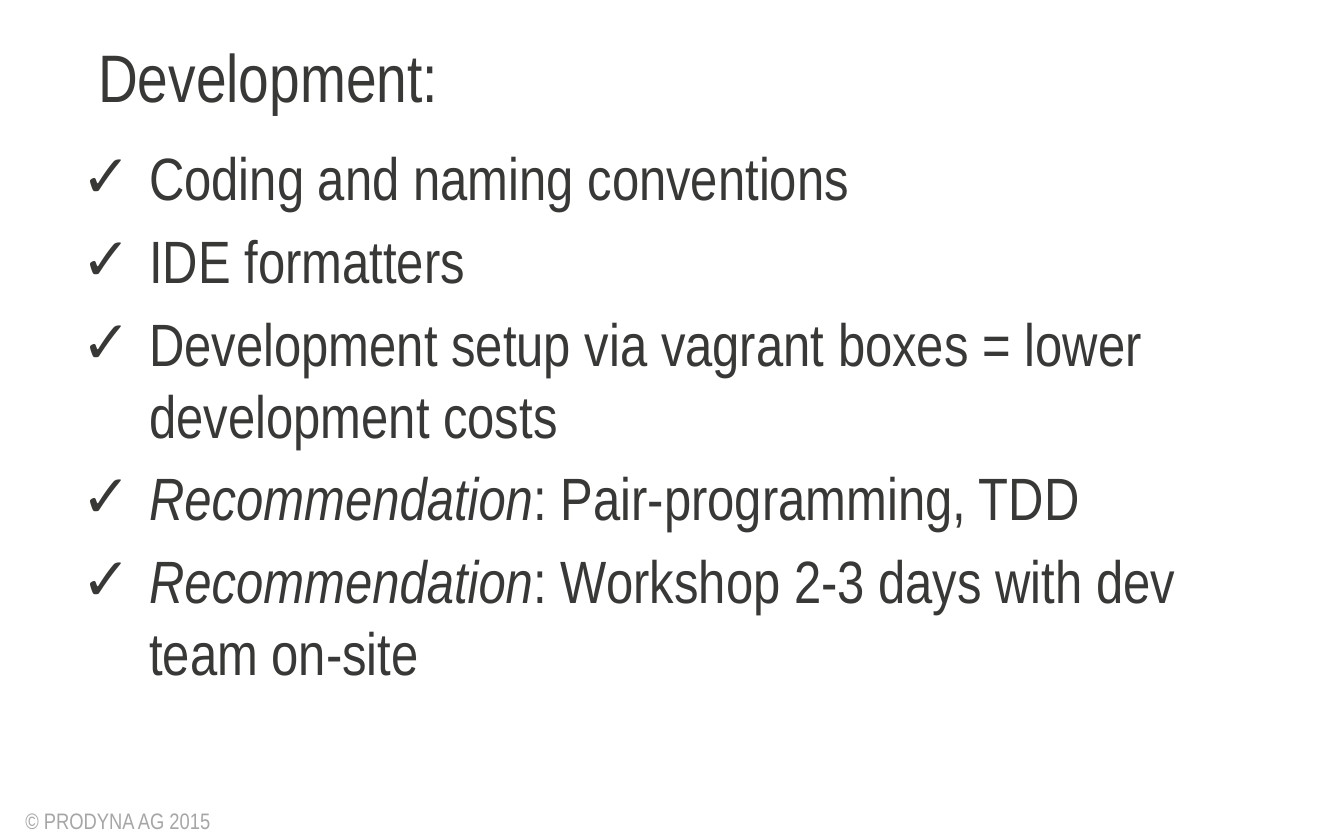
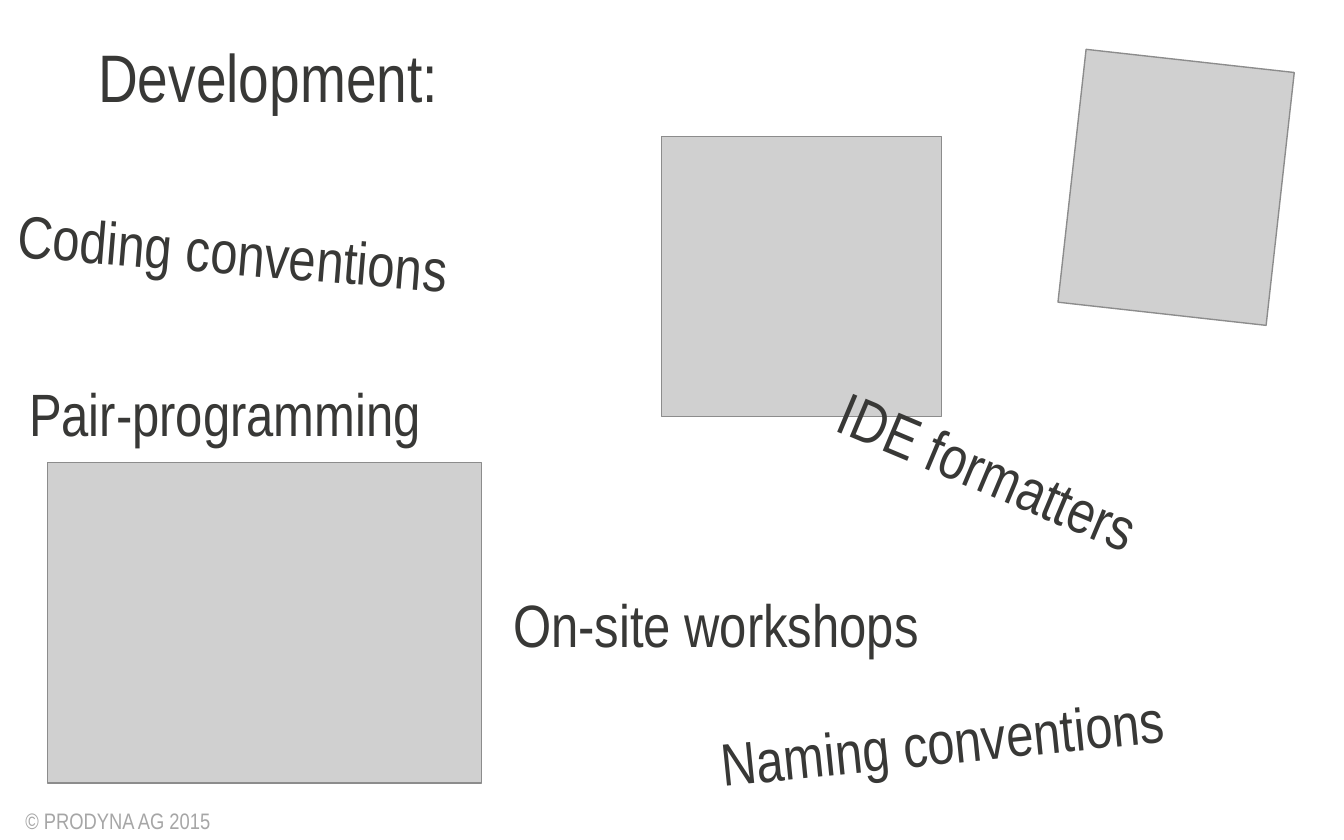
Before and after one commit to BGligorijevic/pac-slides, a slide deck: slide 12 of PAC-presentation.pptx (slide 11 before the commit). Drawn at 1344x840 pixels with LibreOffice and Linux fonts; fonts in the diff are those of the drawing; grey boxes stand for pictures; background and template pictures are left out. Boxes give left, top, right and bottom in pixels: in the first picture for what was removed or moved away, otherwise in the second. Text is boxed around its words. In the diff, an @@ line names an element or a change of style, - is before the commit and + after.

Commit message:
Slides improved

```diff
--- a/PAC-presentation.pptx
+++ b/PAC-presentation.pptx
@@ picture added at (1058, 50, 1294, 325) @@
@@ picture added at (661, 136, 941, 415) @@
@@ text added at (16, 217, 171, 278), 32 pt, text #383836 @@
+Coding conventions
@@ text at (29, 392, 421, 448): text changed @@
-✓ Coding and naming conventions
-✓ IDE formatters
-✓ Development setup via vagrant boxes = lower development costs
-✓ Recommendation: Pair-programming, TDD
-✓ Recommendation: Workshop 2-3 days with dev team on-site
+Pair-programming
@@ text added at (834, 394, 909, 460), 32 pt, text #383836 @@
+IDE formatters
@@ picture added at (47, 462, 481, 784) @@
@@ text added at (513, 603, 919, 658), 32 pt, text #383836 @@
+On-site workshops
@@ text added at (724, 732, 892, 786), 32 pt, text #383836 @@
+Naming conventions
```
Also in this commit, not shown: 7 other slides changed, 1 slide added.
